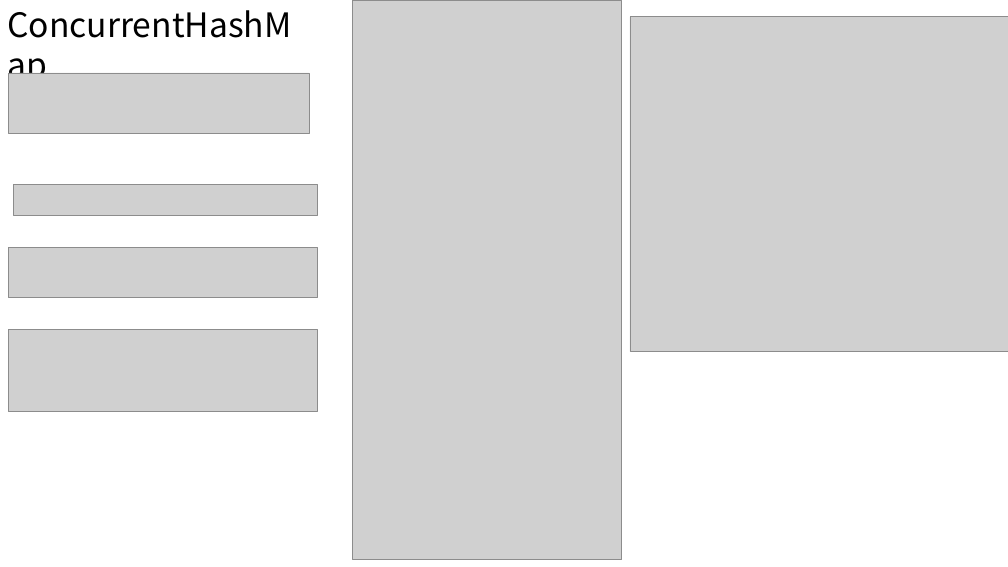
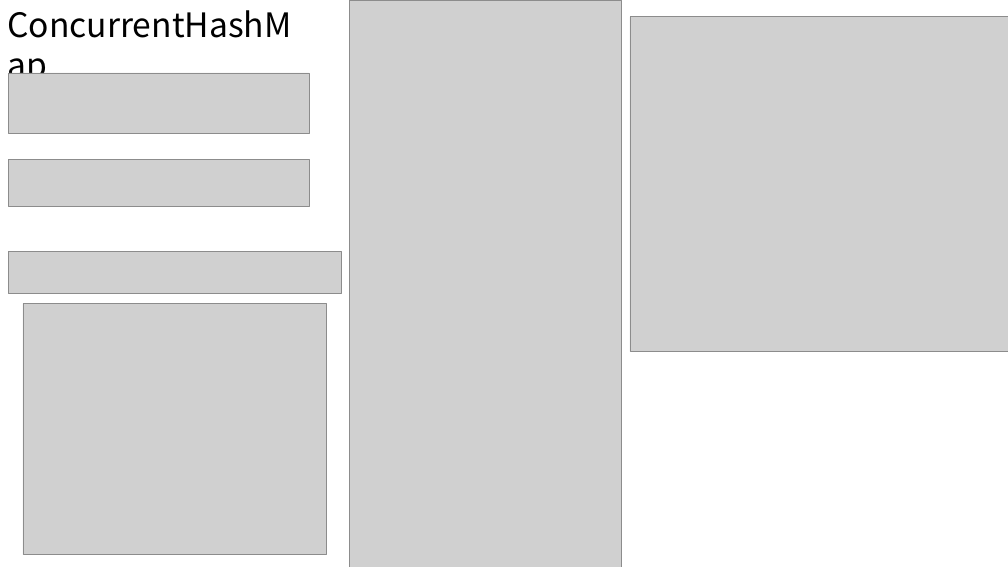
Before and after one commit to wscncxy/saiDOC, a slide deck: slide 25 of 常用集合源码分析.pptx. Drawn at 1008x567 pixels with LibreOffice and Linux fonts; fonts in the diff are those of the drawing; grey boxes stand for pictures; background and template pictures are left out. Boxes give left, top, right and bottom in pixels: in the first picture for what was removed or moved away, otherwise in the second. Text is boxed around its words. In the diff, an @@ line names an element or a change of style, - is before the commit and + after.

```diff
--- a/常用集合源码分析.pptx
+++ b/常用集合源码分析.pptx
@@ picture: place and size @@
-picture at bbox=[353, 0, 622, 560]
+picture at bbox=[349, 0, 622, 567]
@@ picture added at bbox=[8, 160, 309, 206] @@
@@ picture removed at bbox=[14, 185, 318, 216] @@
@@ picture: place and size @@
-picture at bbox=[8, 247, 318, 297]
+picture at bbox=[8, 252, 341, 293]
@@ picture added at bbox=[23, 304, 326, 555] @@
@@ picture removed at bbox=[8, 330, 318, 412] @@
```
Also in this commit, not shown: 3 other slides changed, 3 slides added, 1 other file.
